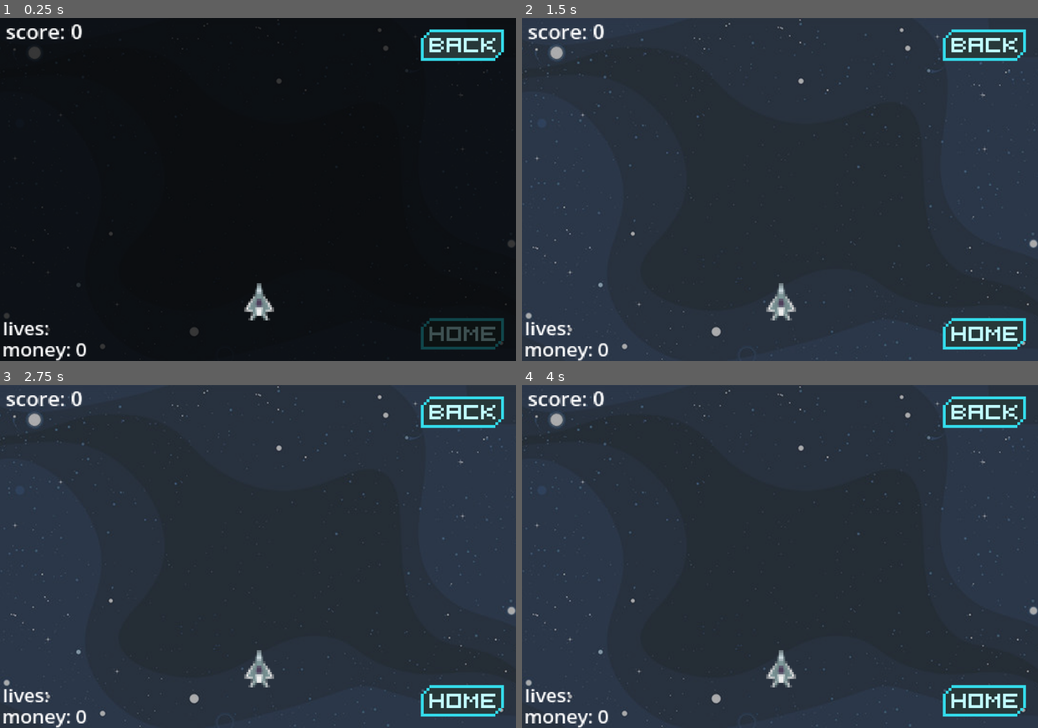
Above: before the commit, frames 1-4 (two rows, left to right).
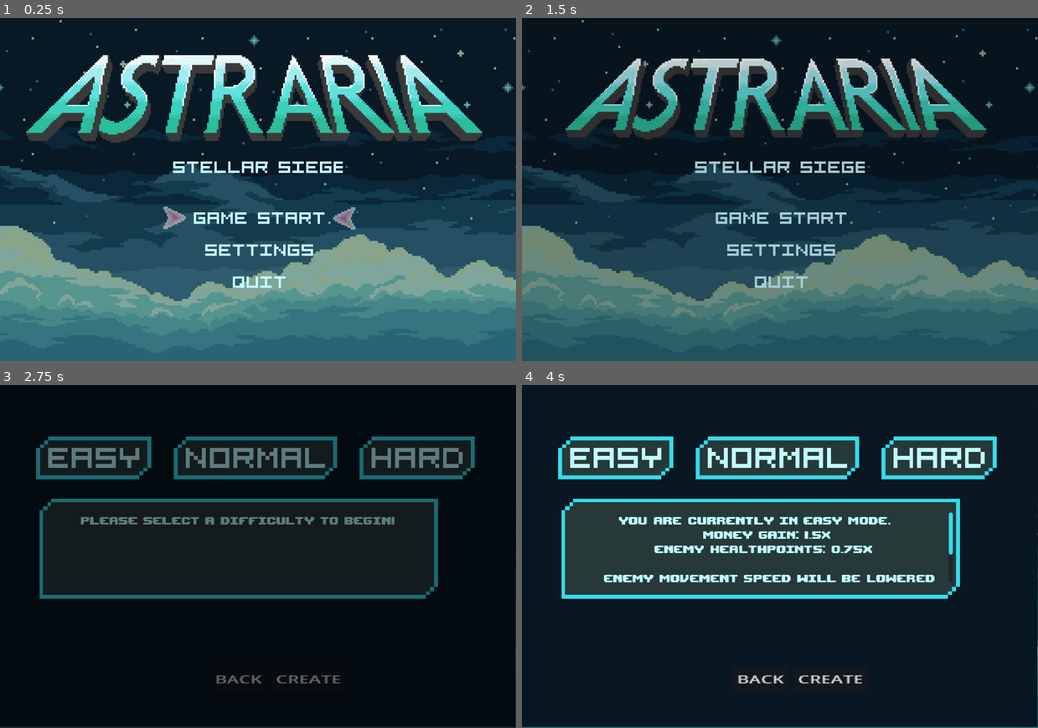
Above: after the commit, the same moments.

Repository: williamhoangbossman/bad-guys-space-shooters
Game: Godot game, scene res://scenes/MainScenes/StartScreen.tscn
Same seed, same stepped clock (60 frames per second), same inputs: the game is played once before the commit and once after it. Before the commit the project starts from res://scenes/MainScenes/Game.tscn. The engine's default icon, where the game draws it, is replaced by a stand-in: a white triangle on a blue panel in a dark square.
Inputs (mouse positions are in pixels of both pictures, inside the frame that each line leads up to):
- Up to frame 1 (0.25 s): no input
- Up to frame 2 (1.5 s): click (780, 216) at 0.52 s; click (780, 216) at 1.27 s
- Up to frame 3 (2.75 s): tap Enter (ui_accept) at 2, 2.27 s; hold D (Right) from 2.03 s (still down); hold Space (shoot) from 2.03 s (still down)
- Up to frame 4 (4 s): release D (Right) at 2.75 s; release Space (shoot) at 2.75 s; click (614, 457) at 2.77 s; click (614, 457) at 3.52 s

The runs differ from the first frame. In frame 1, 71% of the frame differs, in the area x 0-100%, y 0-100%; in frame 2, 86%; in frame 3, 99%; in frame 4, 78%.
Error before the commit: Invalid access to property or key 'playerBulletCooldown' on a base object of type 'Node2D (GameManager.gd)'. (res://scripts/CharScripts/character.gd:18)

Commit message:
save

Diff:
--- /dev/null
+++ b/Resources/Difficulty/DifficultyData.gd
@@ -0,0 +1,17 @@
+extends Resource
+class_name DifficultyData
+
+@export_category("Enemy Modifiers")
+
+@export var difficulty_multiplier: float = 1.0
+@export var enemy_move_speed: float = 250.0
+@export var enemy_max_hp: int = 30
+@export var bullet_freq_min: float = 1.0
+@export var bullet_freq_max: float = 3.0
+
+@export_category("Player Settings")
+@export var player_max_lives: int = 3
+@export var player_bullet_speed: float = 150.0
+
+@export_category("Economy")
+@export var money_multiplier: float = 1.0
--- /dev/null
+++ b/Resources/Difficulty/Easy.tres
@@ -0,0 +1,9 @@
+[gd_resource type="Resource" format=3 uid="uid://blkkn7ubts4o0"]
+
+[ext_resource type="Script" uid="uid://blac7h80xm6lh" path="res://Resources/Difficulty/DifficultyData.gd" id="1_w2co7"]
+
+[resource]
+script = ExtResource("1_w2co7")
+difficulty_multiplier = 0.75
+player_max_lives = 5
+money_multiplier = 1.5
--- /dev/null
+++ b/Resources/Difficulty/Hard.tres
@@ -0,0 +1,12 @@
+[gd_resource type="Resource" format=3 uid="uid://6oc24jg236vr"]
+
+[ext_resource type="Script" uid="uid://blac7h80xm6lh" path="res://Resources/Difficulty/DifficultyData.gd" id="1_ghrv6"]
+
+[resource]
+script = ExtResource("1_ghrv6")
+difficulty_multiplier = 2.0
+enemy_move_speed = 500.0
+bullet_freq_min = 0.04
+bullet_freq_max = 0.4
+player_max_lives = 2
+money_multiplier = 0.8
--- /dev/null
+++ b/Resources/Difficulty/Normal.tres
@@ -0,0 +1,8 @@
+[gd_resource type="Resource" format=3 uid="uid://dgcq2rq24lo2h"]
+
+[ext_resource type="Script" uid="uid://blac7h80xm6lh" path="res://Resources/Difficulty/DifficultyData.gd" id="1_y8u5t"]
+
+[resource]
+script = ExtResource("1_y8u5t")
+enemy_move_speed = 300.0
+bullet_freq_max = 2.0
--- a/Resources/Enemies/golemStats.tres
+++ b/Resources/Enemies/golemStats.tres
@@ -3,41 +3,44 @@
 [ext_resource type="Script" uid="uid://cvo0tw35ftpjg" path="res://Resources/Enemies/enemyStats.gd" id="1_gxsss"]
 [ext_resource type="Texture2D" uid="uid://brvyqymnsyklr" path="res://assets/Sprites/golemSpritesheet.png" id="2_ssn2v"]
 
-[sub_resource type="AtlasTexture" id="AtlasTexture_v3t1h"]
+[sub_resource type="AtlasTexture" id="AtlasTexture_ssn2v"]
 atlas = ExtResource("2_ssn2v")
 region = Rect2(0, 0, 327, 327)
 
-[sub_resource type="AtlasTexture" id="AtlasTexture_44g2x"]
+[sub_resource type="AtlasTexture" id="AtlasTexture_v3t1h"]
 atlas = ExtResource("2_ssn2v")
 region = Rect2(327, 0, 327, 327)
 
-[sub_resource type="AtlasTexture" id="AtlasTexture_bcywi"]
+[sub_resource type="AtlasTexture" id="AtlasTexture_44g2x"]
 atlas = ExtResource("2_ssn2v")
 region = Rect2(654, 0, 327, 327)
 
-[sub_resource type="AtlasTexture" id="AtlasTexture_paptq"]
+[sub_resource type="AtlasTexture" id="AtlasTexture_bcywi"]
 atlas = ExtResource("2_ssn2v")
 region = Rect2(981, 0, 327, 327)
 
-[sub_resource type="AtlasTexture" id="AtlasTexture_pjtht"]
+[sub_resource type="AtlasTexture" id="AtlasTexture_paptq"]
 atlas = ExtResource("2_ssn2v")
 region = Rect2(0, 327, 327, 327)
 
-[sub_resource type="AtlasTexture" id="AtlasTexture_alt78"]
+[sub_resource type="AtlasTexture" id="AtlasTexture_pjtht"]
 atlas = ExtResource("2_ssn2v")
 region = Rect2(327, 327, 327, 327)
 
-[sub_resource type="AtlasTexture" id="AtlasTexture_rkbog"]
+[sub_resource type="AtlasTexture" id="AtlasTexture_alt78"]
 atlas = ExtResource("2_ssn2v")
 region = Rect2(654, 327, 327, 327)
 
-[sub_resource type="AtlasTexture" id="AtlasTexture_c35na"]
+[sub_resource type="AtlasTexture" id="AtlasTexture_rkbog"]
 atlas = ExtResource("2_ssn2v")
 region = Rect2(981, 327, 327, 327)
 
-[sub_resource type="SpriteFrames" id="SpriteFrames_5yo2v"]
+[sub_resource type="SpriteFrames" id="SpriteFrames_t2ei0"]
 animations = [{
 "frames": [{
+"duration": 1.0,
+"texture": SubResource("AtlasTexture_ssn2v")
+}, {
 "duration": 1.0,
 "texture": SubResource("AtlasTexture_v3t1h")
 }, {
@@ -58,11 +61,8 @@
 }, {
 "duration": 1.0,
 "texture": SubResource("AtlasTexture_rkbog")
-}, {
-"duration": 1.0,
-"texture": SubResource("AtlasTexture_c35na")
 }],
-"loop": true,
+"loop": 1,
 "name": &"default",
 "speed": 12.0
 }]
@@ -70,7 +70,7 @@
 [resource]
 script = ExtResource("1_gxsss")
 name = "GolemMonster"
-maxHealthPoints = 30
+maxHealthPoints = 3
 moveSpeed = 250
-spriteFrames = SubResource("SpriteFrames_5yo2v")
+spriteFrames = SubResource("SpriteFrames_t2ei0")
 metadata/_custom_type_script = "uid://cvo0tw35ftpjg"
--- a/project.godot
+++ b/project.godot
@@ -11,8 +11,8 @@
 [application]
 
 config/name="BadGuysSpaceShooters"
-run/main_scene="uid://c4wb160d4e7q2"
-config/features=PackedStringArray("4.6", "GL Compatibility")
+run/main_scene="uid://057jqgmaan3j"
+config/features=PackedStringArray("4.7", "GL Compatibility")
 config/icon="res://icon.svg"
 
 [autoload]
--- a/scenes/CharacterScenes/Character.tscn
+++ b/scenes/CharacterScenes/Character.tscn
@@ -2,6 +2,7 @@
 
 [ext_resource type="Script" uid="uid://wvx2ks8vr6ou" path="res://scripts/CharScripts/character.gd" id="1_3i3nt"]
 [ext_resource type="Texture2D" uid="uid://cyhalcxww0pei" path="res://assets/Sprites/spaceship 5px.png" id="2_3i3nt"]
+[ext_resource type="Resource" uid="uid://dvdqqk3kdfpka" path="res://Resources/Player/playerStats.tres" id="2_kvvq1"]
 
 [sub_resource type="SpriteFrames" id="SpriteFrames_apuoc"]
 animations = [{
@@ -9,7 +10,7 @@
 "duration": 1.0,
 "texture": ExtResource("2_3i3nt")
 }],
-"loop": true,
+"loop": 1,
 "name": &"default",
 "speed": 5.0
 }]
@@ -22,6 +23,7 @@
 z_index = 5
 scale = Vector2(0.74682707, 0.7564578)
 script = ExtResource("1_3i3nt")
+playerData = ExtResource("2_kvvq1")
 
 [node name="AnimatedSprite2D" type="AnimatedSprite2D" parent="." unique_id=1362404207]
 z_index = 4096
--- a/scenes/CharacterScenes/enemy.tscn
+++ b/scenes/CharacterScenes/enemy.tscn
@@ -37,4 +37,6 @@
 
 [node name="shootTimer" type="Timer" parent="." unique_id=234624325]
 
+[node name="AnimatedSprite2D" type="AnimatedSprite2D" parent="." unique_id=269256957]
+
 [connection signal="body_entered" from="." to="." method="_on_body_entered"]
--- a/scenes/MainScenes/Game.tscn
+++ b/scenes/MainScenes/Game.tscn
@@ -2,13 +2,20 @@
 
 [ext_resource type="PackedScene" uid="uid://d30d48tynvwhu" path="res://scenes/CharacterScenes/Character.tscn" id="1_ibkli"]
 [ext_resource type="Script" uid="uid://0dqhcdi7s16n" path="res://scripts/MainScripts/game.gd" id="1_l0e6y"]
+[ext_resource type="Resource" uid="uid://dvdqqk3kdfpka" path="res://Resources/Player/playerStats.tres" id="2_kx3nx"]
 [ext_resource type="PackedScene" uid="uid://df8vr1fel2kwr" path="res://scenes/CharacterScenes/enemy.tscn" id="3_78awf"]
+[ext_resource type="Resource" uid="uid://cbiv2om8cl5wt" path="res://Resources/Enemies/golemStats.tres" id="3_rco02"]
 [ext_resource type="PackedScene" uid="uid://pvc3wsq0jxie" path="res://scenes/UIScenes/transition.tscn" id="4_hq8g2"]
 [ext_resource type="PackedScene" uid="uid://cf0qjmk11o65" path="res://scenes/UIScenes/general_menu.tscn" id="4_kbpjg"]
 [ext_resource type="Texture2D" uid="uid://jv45muwshv4g" path="res://assets/UI/BackBtn.png" id="5_t2ei0"]
 [ext_resource type="Texture2D" uid="uid://dr0kjv25r27ca" path="res://assets/UI/HomeBtn.png" id="6_t4ixl"]
 [ext_resource type="PackedScene" uid="uid://q2ywaaslli0u" path="res://scenes/UIScenes/hud.tscn" id="6_t6ftk"]
 [ext_resource type="Texture2D" uid="uid://vfmw4yhksw44" path="res://assets/UI/DescriptionIcons/Background1.png" id="7_vd5g6"]
+[ext_resource type="Script" uid="uid://bjyhkla70h1eh" path="res://scripts/MainScripts/ManagerScripts/waveManager.gd" id="11_rco02"]
+[ext_resource type="Resource" uid="uid://bp6bk4sblmbiy" path="res://Resources/Enemies/eyeBallMonsterStats.tres" id="12_83ac0"]
+[ext_resource type="Resource" uid="uid://blkkn7ubts4o0" path="res://Resources/Difficulty/Easy.tres" id="14_vep8k"]
+[ext_resource type="Resource" uid="uid://dgcq2rq24lo2h" path="res://Resources/Difficulty/Normal.tres" id="15_ov7ts"]
+[ext_resource type="Resource" uid="uid://6oc24jg236vr" path="res://Resources/Difficulty/Hard.tres" id="16_71y7t"]
 
 [sub_resource type="WorldBoundaryShape2D" id="WorldBoundaryShape2D_qbsmt"]
 distance = -31.0
@@ -16,15 +23,13 @@
 [node name="Game" type="Node2D" unique_id=805202920]
 process_mode = 1
 script = ExtResource("1_l0e6y")
+playerData = ExtResource("2_kx3nx")
+enemyData = ExtResource("3_rco02")
 
 [node name="CharacterBody2D" parent="." unique_id=1347624096 instance=ExtResource("1_ibkli")]
 position = Vector2(452, 496)
 
 [node name="EnemyContainer" type="Node2D" parent="." unique_id=576528690]
-
-[node name="Enemy" parent="." unique_id=1916203662 instance=ExtResource("3_78awf")]
-z_index = 10
-position = Vector2(450, 150)
 
 [node name="wallContainer" type="Node" parent="." unique_id=1608297305]
 process_mode = 3
@@ -96,6 +101,16 @@
 
 [node name="HUD" parent="." unique_id=1063632305 instance=ExtResource("6_t6ftk")]
 
+[node name="waveManager" type="Node" parent="." unique_id=1142585231]
+script = ExtResource("11_rco02")
+playerData = ExtResource("2_kx3nx")
+golemData = ExtResource("3_rco02")
+eyeballMonsterData = ExtResource("12_83ac0")
+enemyScene = ExtResource("3_78awf")
+easyPreset = ExtResource("14_vep8k")
+normalPreset = ExtResource("15_ov7ts")
+hardPreset = ExtResource("16_71y7t")
+
 [connection signal="pressed" from="UI/menuUI/backButton" to="." method="_on_back_button_pressed"]
 [connection signal="pressed" from="UI/menuUI/homeButton" to="." method="_on_home_button_pressed"]
 
--- a/scenes/Misc/bullet.tscn
+++ b/scenes/Misc/bullet.tscn
@@ -2,12 +2,14 @@
 
 [ext_resource type="Script" uid="uid://2lfneu1ksix0" path="res://scripts/MiscItemsScripts/BulletScript.gd" id="1_b87gg"]
 [ext_resource type="Texture2D" uid="uid://cpg670jf4igak" path="res://assets/Sprites/SpaceshipBullet.png" id="2_b87gg"]
+[ext_resource type="Resource" uid="uid://dvdqqk3kdfpka" path="res://Resources/Player/playerStats.tres" id="2_imecv"]
 
 [sub_resource type="RectangleShape2D" id="RectangleShape2D_y25gk"]
 size = Vector2(20, 126)
 
 [node name="Bullet" type="Area2D" unique_id=1393581545]
 script = ExtResource("1_b87gg")
+playerData = ExtResource("2_imecv")
 
 [node name="CollisionShape2D" type="CollisionShape2D" parent="." unique_id=2145334377]
 scale = Vector2(0.20000505, 0.17453478)
--- a/scripts/CharScripts/character.gd
+++ b/scripts/CharScripts/character.gd
@@ -1,5 +1,6 @@
 extends CharacterBody2D
 
+@export var playerData: playerStats
 @onready var playersprite = $AnimatedSprite2D
 const  BulletScene = preload("res://scenes/Misc/bullet.tscn")
 
@@ -15,7 +16,7 @@
 	# Handle jump.
 	timer += delta
 	if Input.is_action_pressed("shoot"):
-		if timer >= GameManager.playerBulletCooldown:
+		if timer >= playerData.playerBulletCooldown:
 			spawnBullet()
 
 	# Get the input direction and handle the movement/deceleration.
--- a/scripts/CharScripts/enemy.gd
+++ b/scripts/CharScripts/enemy.gd
@@ -7,16 +7,27 @@
 @onready var shootTimer = $shootTimer
 @onready var rightRayCast = $RightRayCast
 @onready var leftRayCast = $LeftRayCast
+@onready var animatedSprite = $AnimatedSprite2D
 
 const enemyBulletPreload = preload("res://scenes/Misc/enemyBullet.tscn")
 
 var direction = 1
 var currentHealth: int
 
+func setUp(data: enemyStats, healthMultiplier: float) -> void:
+	stats = data
+	currentHealth = int(data.maxHealthPoints * healthMultiplier)
+
+	animatedSprite.sprite_frames = data.spriteFrames
+	animatedSprite.play("default")
+
+	print("YESSSSSS")
+
 func _ready() -> void:
 	currentHealth = stats.maxHealthPoints
 	shootTimer.wait_time = randf_range(stats.BulletFrequencyMin, stats.BulletFrequencyMax)
 	shootTimer.start()
+
 
 func take_damage(amount: int):
 	currentHealth -= amount
--- /dev/null
+++ b/scripts/MainScripts/ManagerScripts/waveManager.gd
@@ -0,0 +1,38 @@
+extends Node
+
+@export var playerData: playerStats
+@export var enemyData: enemyStats
+
+@export var golemData: enemyStats
+@export var eyeballMonsterData: enemyStats
+@export var enemyScene: PackedScene
+
+@export var easyPreset: DifficultyData
+@export var normalPreset: DifficultyData
+@export var hardPreset: DifficultyData
+
+var difficultyMultiplier: float = 1
+
+func _ready() -> void:
+	print("Game Difficulty is " + GameManager.currentDifficulty)
+	var currentConfig: DifficultyData = getCurrentDifficultyConfig()
+	applyDifficulty(currentConfig)
+	spawnEnemy()
+
+func getCurrentDifficultyConfig() -> DifficultyData:
+	match  GameManager.currentDifficulty:
+		"Easy": return easyPreset
+		"Hard": return hardPreset
+		_: return normalPreset
+
+func applyDifficulty(config: DifficultyData) -> void:
+	EconomyManager.moneyMultiplier = config.money_multiplier
+
+func startNextWave() -> void:
+	spawnEnemy()
+
+func spawnEnemy() -> void:
+	var enemy = enemyScene.instantiate()
+	add_child(enemy)
+
+	enemy.setUp(golemData, difficultyMultiplier)
--- a/scripts/MainScripts/game.gd
+++ b/scripts/MainScripts/game.gd
@@ -1,4 +1,7 @@
 extends Node2D
+
+@export var playerData: playerStats
+@export var enemyData: enemyStats
 
 @onready var transitionRect = $UI/Animation/Transition
 @onready var transitionAnimation = $UI/Animation/Transition/AnimationPlayer
@@ -8,65 +11,15 @@
 var enemyScene = preload("res://scenes/CharacterScenes/enemy.tscn")
 
 func _ready() -> void:
-	print("Game Difficulty is " + GameManager.currentDifficulty)
-
-	var newenemy = enemyScene.instantiate()
-	add_child(newenemy)
 
 	transitionRect.visible = true
 	transitionAnimation.play("FadeOut")
-
-	match  GameManager.currentDifficulty:
-		"Easy":
-			easy_mode_setup()
-		"Normal":
-			normal_mode_setup()
-		"Hard":
-			hard_mode_setup()
-
-
-func easy_mode_setup() -> void:
-	GameManager.enemySpeed = 200
-	GameManager.enemyMaxhealth = 1
-	GameManager.enemyBulletFrequencyMin = 1
-	GameManager.enemyBulletFrequencyMax = 5
-
-	GameManager.maxLiveCount = 5
-	GameManager.currentLiveCount = 5
-
-	GameManager.characterBulletSpeed =  150
-	EconomyManager.moneyMultiplier = 5
-
-func normal_mode_setup() -> void:
-	GameManager.enemySpeed = 250
-	GameManager.enemyMaxhealth = 60
-	GameManager.enemyBulletFrequencyMin = 1
-	GameManager.enemyBulletFrequencyMax = 3
-
-	GameManager.maxLiveCount = 3
-	GameManager.currentLiveCount = 3
-
-	GameManager.characterBulletSpeed = 150
-	EconomyManager.moneyMultiplier = 1
-
-
-func hard_mode_setup() -> void:
-	GameManager.enemySpeed = 1200
-	GameManager.enemyMaxhealth = 60
-	GameManager.enemyBulletFrequencyMin = 0.04
-	GameManager.enemyBulletFrequencyMax = 0.4
-
-	GameManager.maxLiveCount = 2
-	GameManager.currentLiveCount = 2
-
-	GameManager.characterBulletSpeed = 250
-	EconomyManager.moneyMultiplier = 0.8
-
 
 
 func _process(delta: float) -> void:
 	if (GameManager.gamePaused == true): #stop the pausebutton from work + hud invis
 		pauseButton.disabled = true
+
 
 
 	if  GameManager.gamePaused == false: #make them norm
--- a/scripts/MiscItemsScripts/BulletScript.gd
+++ b/scripts/MiscItemsScripts/BulletScript.gd
@@ -1,5 +1,6 @@
 extends Area2D
 
+@export var playerData: playerStats
 @onready var Bullet = $"."
 
 # Called when the node enters the scene tree for the first time.
@@ -9,10 +10,10 @@
 
 # Called every frame. 'delta' is the elapsed time since the previous frame.
 func _physics_process(delta: float) -> void:
-	Bullet.position.y -= GameManager.characterBulletSpeed * delta
+	Bullet.position.y -= playerData.characterBulletSpeed * delta
 
 
 func _on_area_entered(area: Area2D) -> void:
 	if area.is_in_group("enemy") and area.has_method("take_damage"):
-		area.take_damage(GameManager.playerBaseDamage)
+		area.take_damage(playerData.playerBaseDamage)
 		queue_free()
Not shown, added: Resources/Difficulty/DifficultyData.gd.uid
Not shown, added: scripts/MainScripts/ManagerScripts/waveManager.gd.uid
